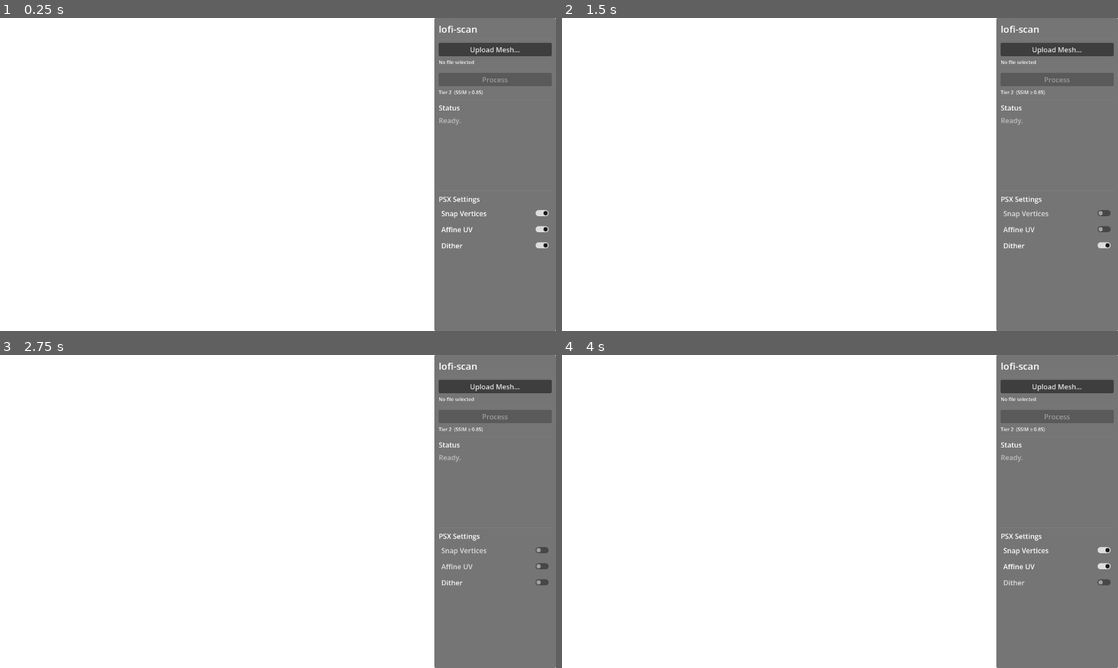
Above: before the commit, frames 1-4 (two rows, left to right).
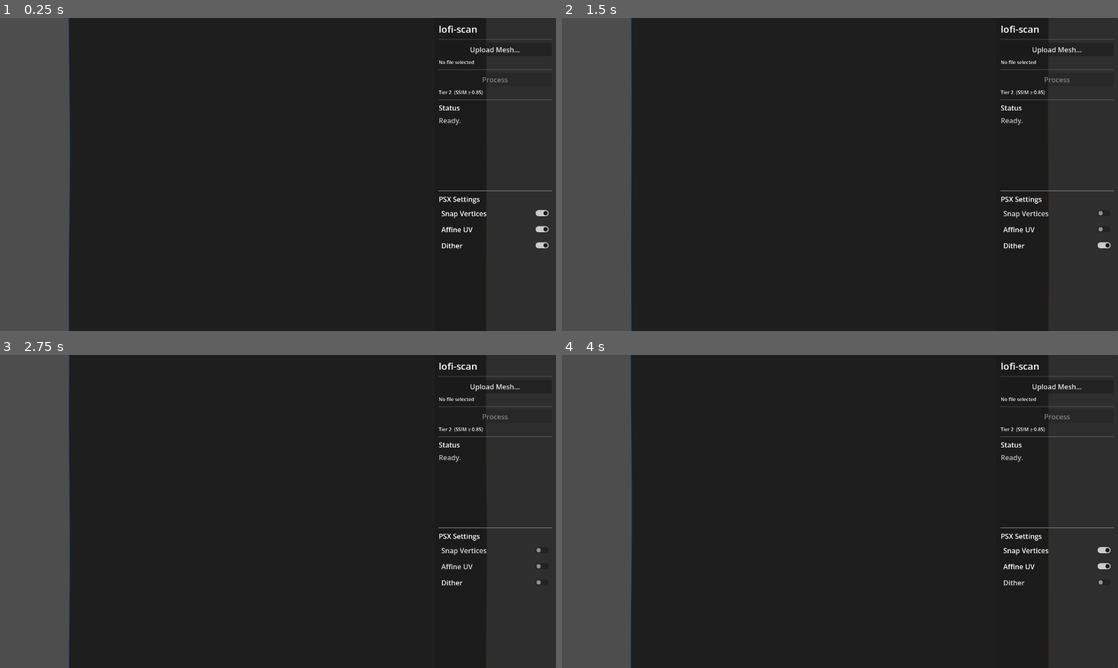
Above: after the commit, the same moments.

Repository: rendyrayana/lofi-scan
Game: Godot game, scene res://scenes/main.tscn
The game is run twice, just before and just after one commit, with the same random seed, the same clock (stepped at 60 frames per second) and the same inputs.
Inputs:
- Up to frame 1 (0.25 s): no input
- Up to frame 2 (1.5 s): click "Snap Vertices" at 0.5 s; click "Affine UV" at 1.25 s
- Up to frame 3 (2.75 s): click "Dither" at 2 s
- Up to frame 4 (4 s): click "Snap Vertices" at 2.75 s; click "Affine UV" at 3.5 s

The runs differ from the first frame. In frame 1, 100% of the frame differs, in the area x 0-100%, y 0-100%; in frame 2, 100%; in frame 3, 100%; in frame 4, 100%.
Error before the commit: Parse Error: Cannot infer the type of "candidate" variable because the value doesn't have a set type. (res://scripts/main.gd:168)

Commit message:
Fix GDScript parse error: type-annotate loop variable ext as String

Diff:
--- a/godot_app/scripts/main.gd
+++ b/godot_app/scripts/main.gd
@@ -164,7 +164,7 @@
 	selected_texture_path = ""
 	if path.get_extension().to_lower() == "obj":
 		var base := path.get_basename()
-		for ext in ["jpg", "jpeg", "png", "tga"]:
+		for ext: String in ["jpg", "jpeg", "png", "tga"]:
 			var candidate := base + "." + ext
 			if FileAccess.file_exists(candidate):
 				selected_texture_path = candidate
